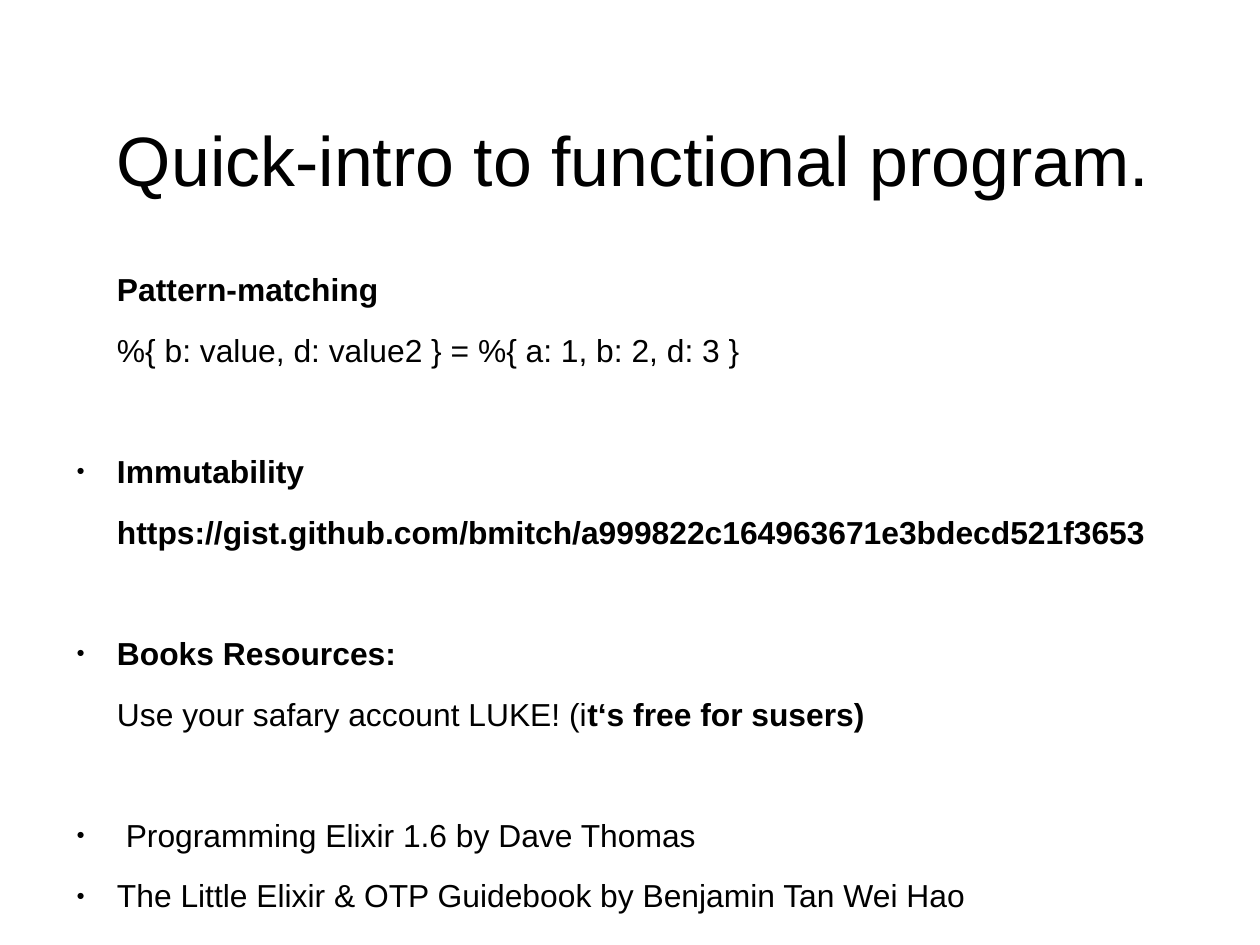
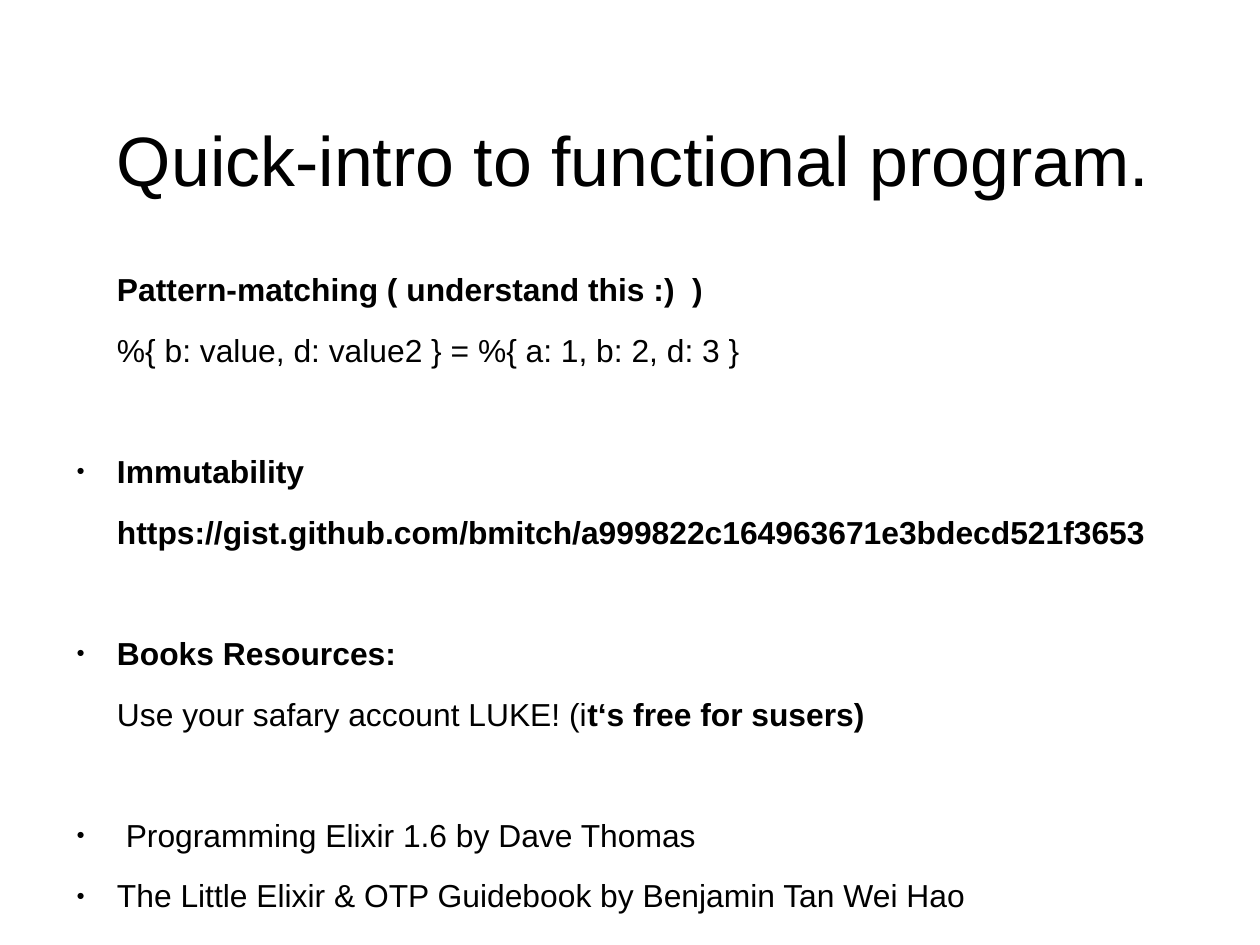
Before and after one commit to MalloZup/presentations, a slide deck: slide 8 of 2018/hackweek/elixir.odp. Drawn at 1260x945 pixels with LibreOffice and Linux fonts; fonts in the diff are those of the drawing. Boxes give left, top, right and bottom in pixels: in the first picture for what was removed or moved away, otherwise in the second. Text is boxed around its words. In the diff, an @@ line names an element or a change of style, - is before the commit and + after.

```diff
--- a/2018/hackweek/elixir.odp
+++ b/2018/hackweek/elixir.odp
@@ text at <box>117,278,644,307</box>: text changed @@
-Pattern-matching
+Pattern-matching ( understand this :) )
```
Also in this commit, not shown: 4 other slides changed.
